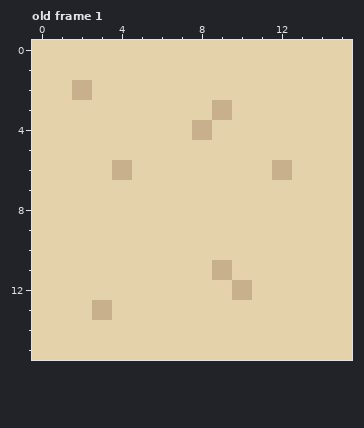
Two versions of one pixel-art file, Assets/_project/Sprites/My Own/Aseprite/Terrain/sand.aseprite. This is how it looked before the edit.
16x16 pixels, 1 frame. Shown: old frame 1. The commit also changed other frames, which this record leaves out.
New version:
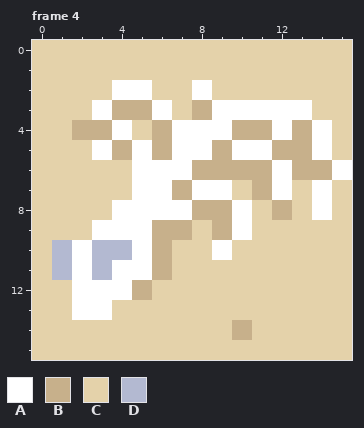
Palette (. is transparent): A #ffffff  B #c7b08b  C #e4d2aa  D #b3b9d1
A new or re-ordered frame is compared with the old frame closest to it.
From old to new:
frames 1 -> 4
Changed rows in their new state; - is an unchanged pixel.
Frame 4 is new; against old frame 1:
first column x 1:
 2 -C-AA--A-------
 3 --ABBA-BAAAAA--
 4 -BBA-BAAABBABA-
 5 --ABABAABAABBA-
 6 ---CAAABBBBABBA
 7 ----AABAA-BA-A-
 8 ---AAAABBA-B-A-
 9 --AAABB-BA-----
10 DADDAB--A------
11 DADAAB--C------
12 -AAAB----C-----
13 -AA------------
14 ---------B-----
Pixel boxes of the changes (left, top, right, bottom) in both pictures:
changed: (52, 80, 352, 340)
